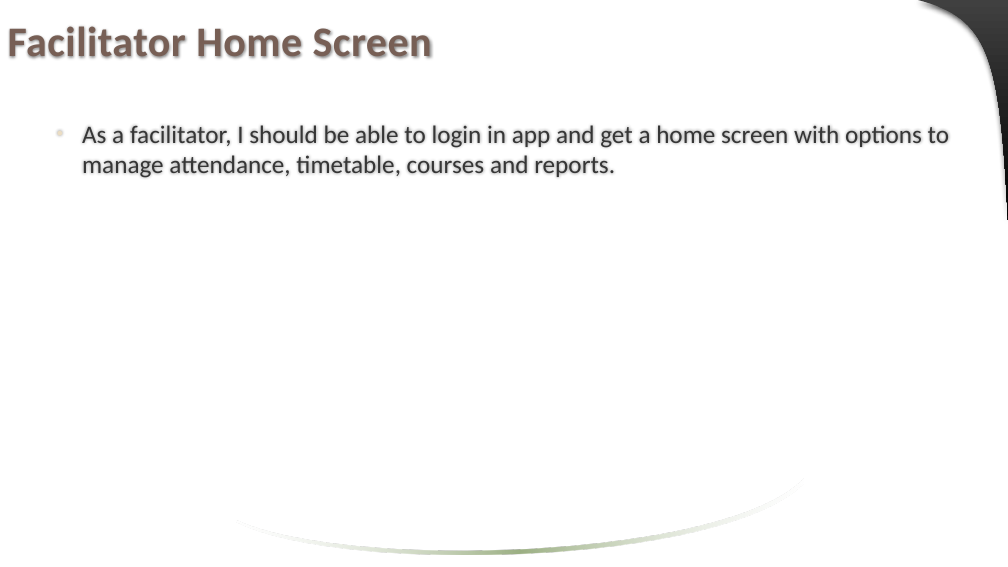
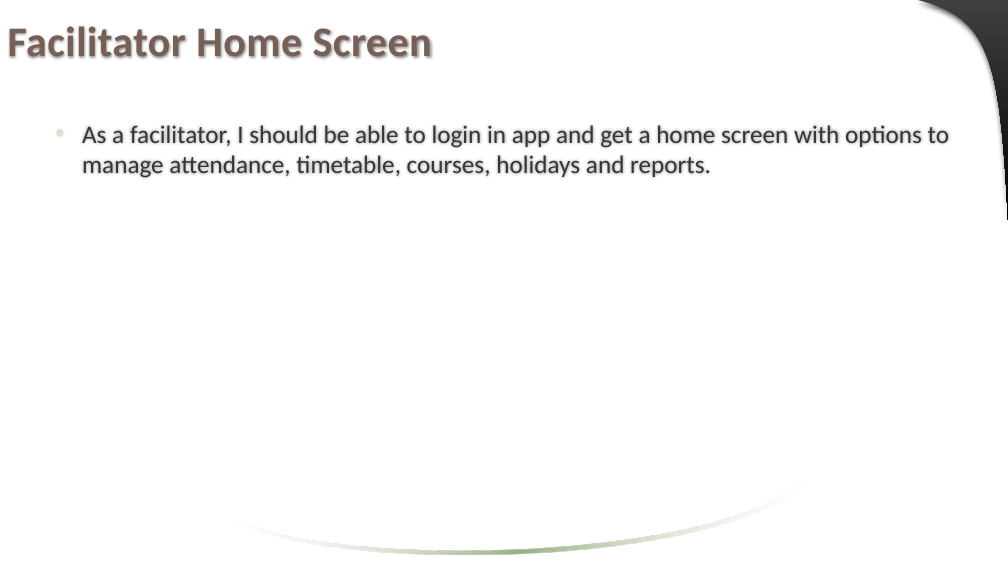
Before and after one commit to jaenudin86/Attendance, a slide deck: slide 14 of Attendance Wireframes.pptx. Drawn at 1008x567 pixels with LibreOffice and Linux fonts; fonts in the diff are those of the drawing. Boxes give left, top, right and bottom in pixels: in the first picture for what was removed or moved away, otherwise in the second. Text is boxed around its words. In the diff, an @@ line names an element or a change of style, - is before the commit and + after.

```diff
--- a/Attendance Wireframes.pptx
+++ b/Attendance Wireframes.pptx
@@ text at <box>82,125,950,178</box>: text changed @@
-• As a facilitator, I should be able to login in app and get a home screen with options to manage attendance, timetable, courses and reports.
+• As a facilitator, I should be able to login in app and get a home screen with options to manage attendance, timetable, courses, holidays and reports.
```
Also in this commit, not shown: 19 other slides changed, 1 other file.
